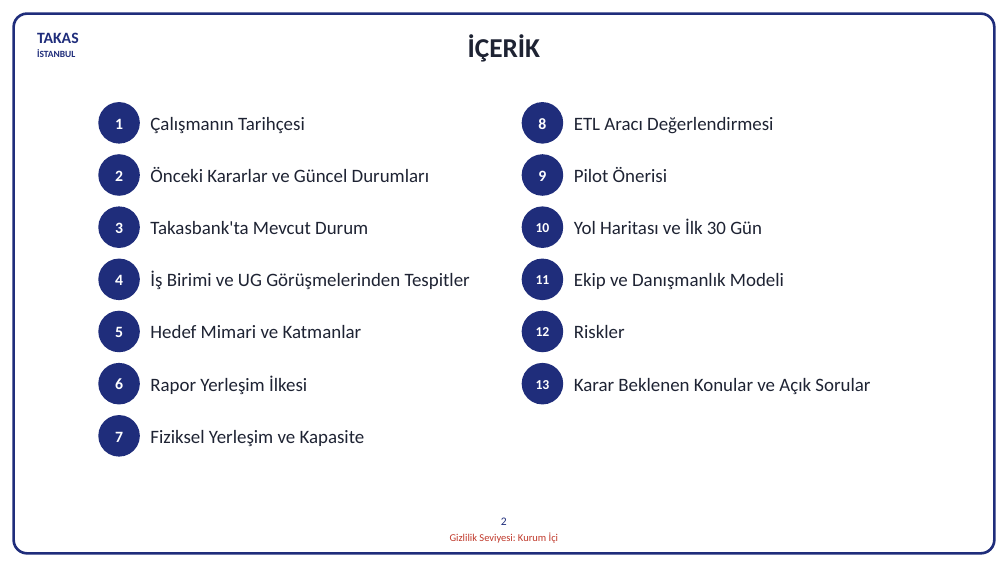
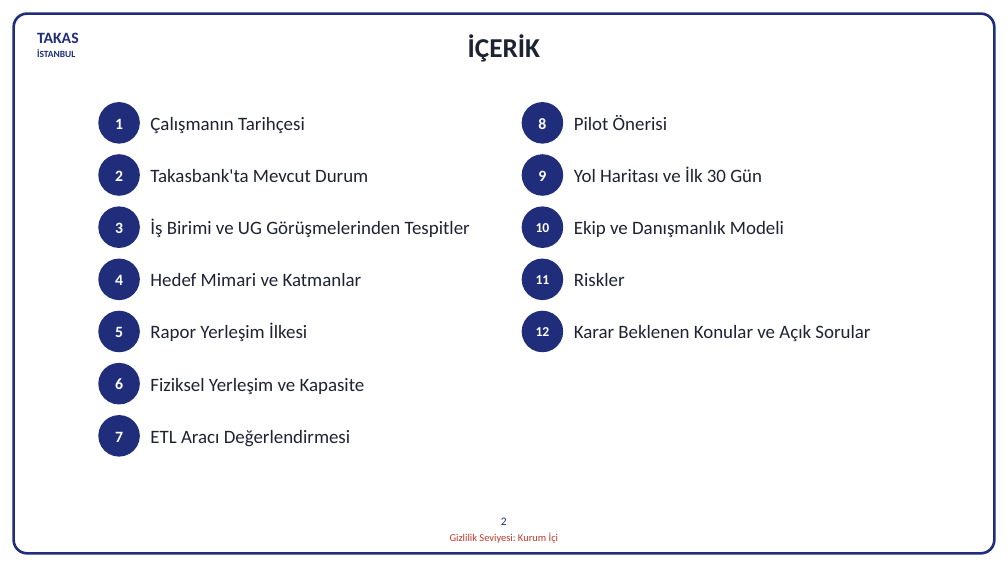
Before and after one commit to hanifidemirel0/Cursor-Projects, a slide deck: slide 2 of outputs/dwh-sunum-kasim-2026/5 - DWHSunum_Kasim2026.pptx. Drawn at 1008x567 pixels with LibreOffice and Linux fonts; fonts in the diff are those of the drawing. Boxes give left, top, right and bottom in pixels: in the first picture for what was removed or moved away, otherwise in the second. Text is boxed around its words. In the diff, an @@ line names an element or a change of style, - is before the commit and + after.

```diff
--- a/outputs/dwh-sunum-kasim-2026/5 - DWHSunum_Kasim2026.pptx
+++ b/outputs/dwh-sunum-kasim-2026/5 - DWHSunum_Kasim2026.pptx
@@ 8 texts moved together from (x1=150, y1=167, x2=870, y2=446) to (x1=150, y1=115, x2=870, y2=394) @@
@@ text removed at (x1=150, y1=167, x2=429, y2=182) @@
-Önceki Kararlar ve Güncel Durumları
@@ text "İş Birimi ve UG Görüşmelerinden ..." moved from (x1=150, y1=271, x2=470, y2=289) to (x1=150, y1=219, x2=470, y2=237) @@
@@ text "Ekip ve Danışmanlık Modeli" moved from (x1=574, y1=273, x2=784, y2=289) to (x1=574, y1=221, x2=784, y2=237) @@
@@ ellipse removed at (x1=522, y1=363, x2=563, y2=405) @@
-13
@@ text "ETL Aracı Değerlendirmesi" moved from (x1=574, y1=117, x2=773, y2=134) to (x1=150, y1=430, x2=350, y2=447) @@
```
Also in this commit, not shown: 23 other slides changed, 2 slides removed, 3 other files.
